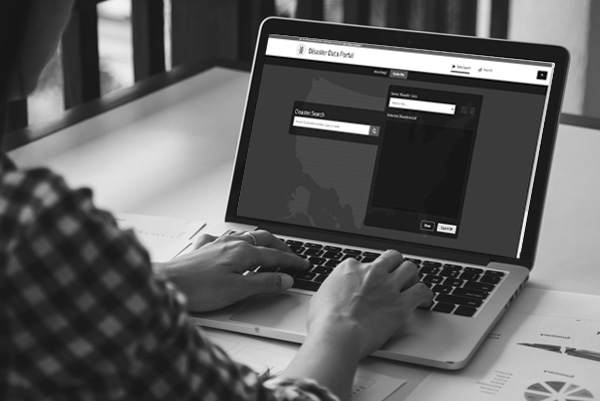
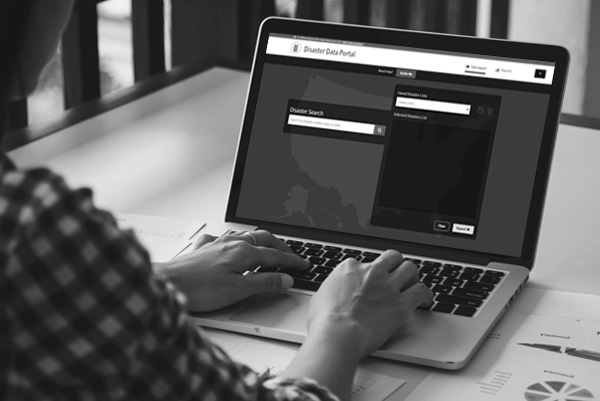
Layer changes from the first w=600, h=401 image to the second:
removed layer "Layer 1" over (236, 33, 555, 259)
added layer "Layer 3 copy" above "Layer 3" over (235, 32, 556, 259)
painted on "Background" over (508, 254, 522, 260)
